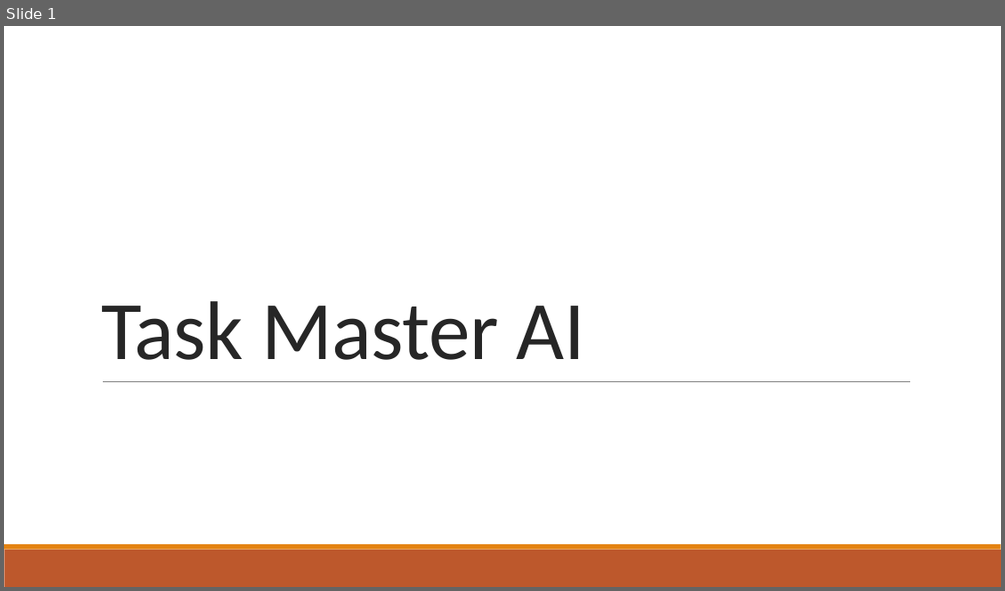
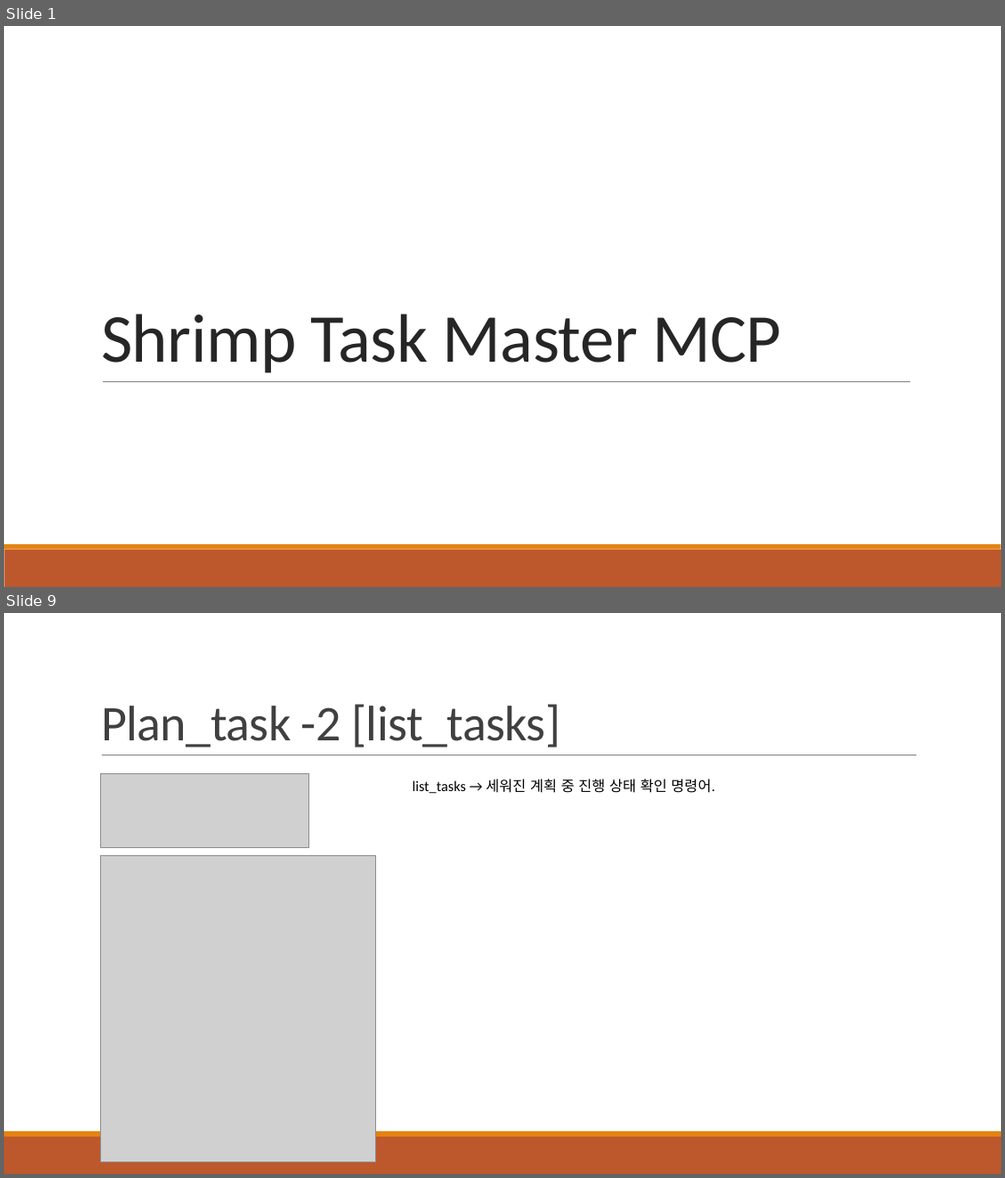
Before and after one commit to khb3025/study-claude-code, a slide deck: PPT정리/28. Shrimp Task Master AI.pptx. Shown one above the other, each under a label of ours: slide 1 before the commit, slides 1 and 9 after it; the slides between them are not shown. The pictures are 1005x591 and 1005x1178 pixels, drawn with LibreOffice and Linux fonts; fonts in the diff are those of the drawing; grey boxes stand for pictures. Boxes give left, top, right and bottom in pixels: in the first picture for what was removed or moved away, otherwise in the second. Text is boxed around its words. In the diff, an @@ line names an element or a change of style, - is before the commit and + after.

Commit message:
shrimp Task Manager PPT 정리

```diff
--- a/PPT정리/28. Shrimp Task Master AI.pptx
+++ b/PPT정리/28. Shrimp Task Master AI.pptx
@@ slide 9 added at (4,613,1001,1174), background #FFFFFF; not listed: 2 template elements that a slide beside it also shows @@
@@ title added at (101,704,560,747), 48 pt, text #404040 @@
+Plan_task -2 [list_tasks]
@@ line added from (102, 755) to (917, 755), #808080 0.5 pt @@
@@ picture added at (101,773,310,847) @@
@@ text added at (413,779,715,794), 14 pt, text #000000 @@
+list_tasks → 세워진 계획 중 진행 상태 확인 명령어.
@@ picture added at (101,856,376,1163) @@
@@ slide 1 changed as well @@
@@ title at (101,313,781,373): text changed; size 80 to 66 pt @@
-Task Master AI
+Shrimp Task Master MCP
```
Also in this commit, not shown: 15 other slides added, 3 slides removed, 4 other files.
